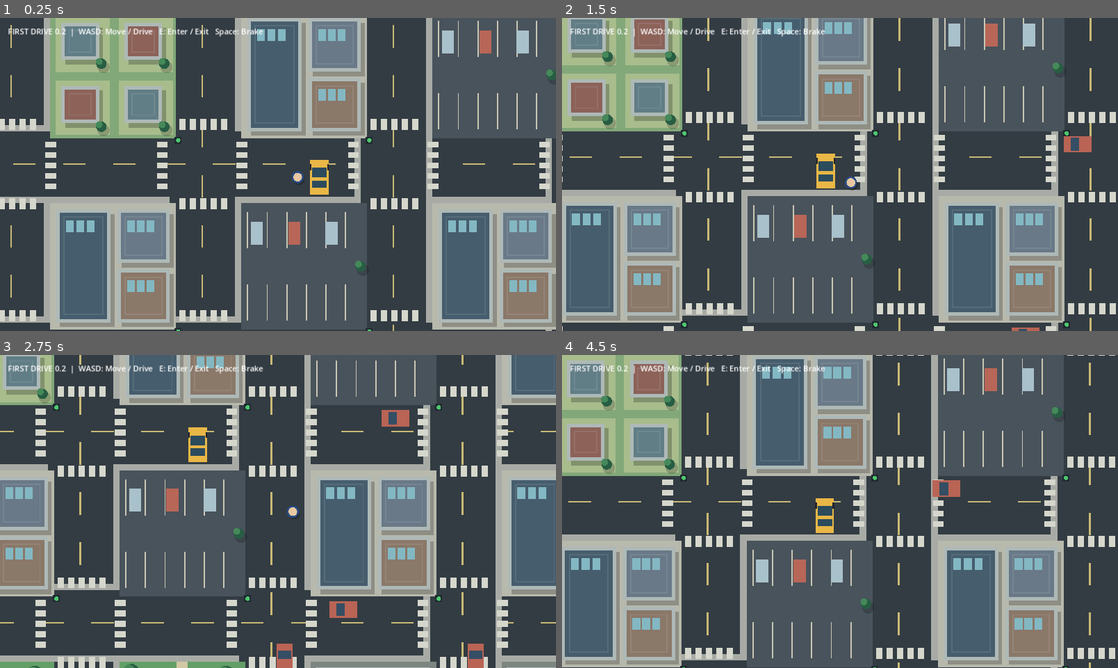
Above: before the commit, frames 1-4 (two rows, left to right).
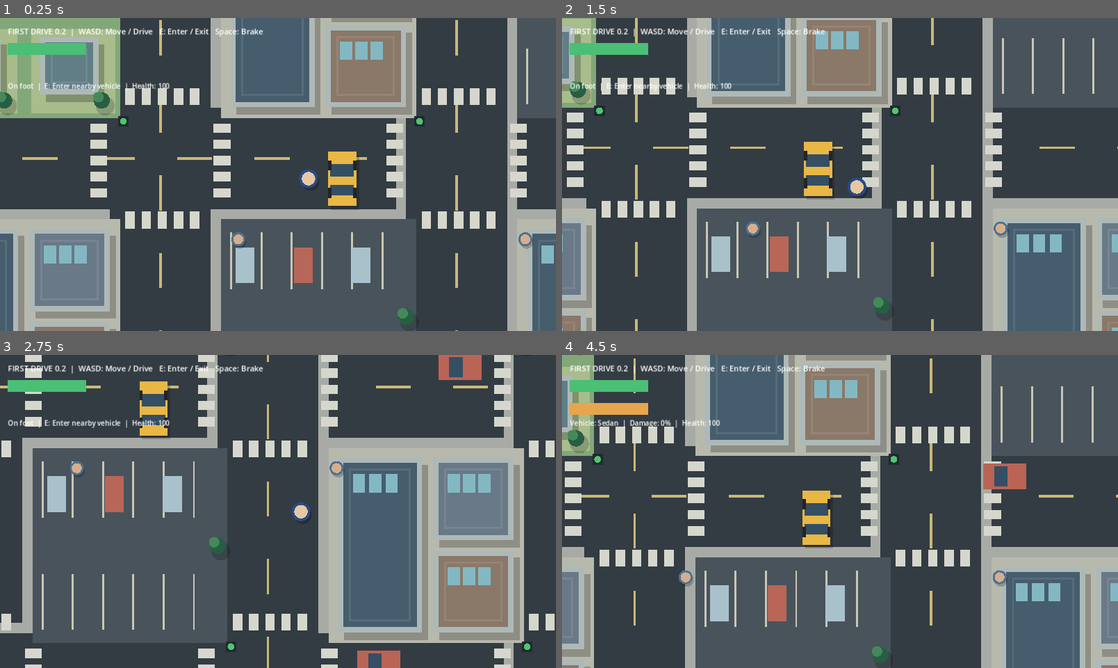
Above: after the commit, the same moments.

Repository: Joe-Petts/gta
Game: Godot game, scene res://scenes/main.tscn
Same seed, same stepped clock (60 frames per second), same inputs: the game is played once before the commit and once after it.
Inputs:
- Up to frame 1 (0.25 s): no input
- Up to frame 2 (1.5 s): hold Right (ui_right) 0.53-1.28 s; hold E 0.53-1.28 s; tap Space at 0.77 s; hold Down (ui_down) from 1.28 s (still down); tap E at 1.35 s
- Up to frame 3 (2.75 s): tap Space at 1.52 s; release Down (ui_down) at 2.03 s; hold Right (ui_right) from 2.03 s (still down); hold E from 2.03 s (still down)
- Up to frame 4 (4.5 s): release Right (ui_right) at 2.78 s; release E at 2.78 s; hold Up (ui_up) 2.78-3.53 s; tap E at 2.85, 4.35 s; tap Space at 3.02, 3.77 s; hold E 3.53-4.28 s; hold Left (ui_left) from 3.53 s (still down)

The runs differ from the first frame. In frame 1, 65% of the frame differs, in the area x 0-100%, y 0-100%; in frame 2, 65%; in frame 3, 67%; in frame 4, 65%.

Commit message:
Add adaptive driving camera, health and damage HUD, six vehicle types and pedestrians

Diff:
--- a/scripts/main.gd
+++ b/scripts/main.gd
@@ -14,6 +14,18 @@
 var blockers: Array[Rect2] = []
 var traffic: Array[Dictionary] = []
 var light_time := 0.0
+var health := 100.0
+var vehicle_health := 100.0
+var vehicle_kind := 0
+var parked: Array[Dictionary] = []
+var pedestrians: Array[Dictionary] = []
+const VEHICLE_NAMES := ["Sedan", "Van", "Pickup", "Truck", "Motorcycle", "Quad"]
+const VEHICLE_COLORS := ["e8b746", "6da2bd", "c46e58", "8a9b72", "d85c59", "d8b86d"]
+const VEHICLE_SIZES := [Vector2(42, 80), Vector2(49, 95), Vector2(48, 90), Vector2(57, 130), Vector2(21, 62), Vector2(34, 57)]
+var health_bar: ProgressBar
+var vehicle_bar: ProgressBar
+var status_label: Label
+
 
 func _setup_world() -> void:
     for x in range(-3, 3):
@@ -43,6 +55,42 @@
         traffic.append({"pos": Vector2(road - 30, -900.0 + n * 130.0), "dir": Vector2.DOWN})
         traffic.append({"pos": Vector2(road + 30, 900.0 - n * 130.0), "dir": Vector2.UP})
 
+func _setup_people_and_vehicles() -> void:
+    var kinds := [1, 2, 3, 4, 5]
+    for i in range(kinds.size()):
+        parked.append({"pos": Vector2(-880.0 + float(i) * 440.0, -440.0 + 34.0), "kind": kinds[i], "health": 100.0})
+    for i in range(24):
+        var col := i % 6 - 3
+        var row := i / 6 - 2
+        pedestrians.append({"pos": Vector2(float(col) * BLOCK + 102.0, float(row) * BLOCK + 120.0), "origin": Vector2(float(col) * BLOCK + 102.0, float(row) * BLOCK + 120.0), "phase": float(i) * 1.7, "axis": i % 2})
+
+func _make_bar(ui: CanvasLayer, at: Vector2, tint: Color) -> ProgressBar:
+    var bar := ProgressBar.new()
+    bar.position = at
+    bar.size = Vector2(180, 20)
+    bar.max_value = 100.0
+    bar.value = 100.0
+    bar.show_percentage = false
+    var fill := StyleBoxFlat.new()
+    fill.bg_color = tint
+    bar.add_theme_stylebox_override("fill", fill)
+    ui.add_child(bar)
+    return bar
+
+func _update_pedestrians(delta: float) -> void:
+    for person in pedestrians:
+        var p: Vector2 = person["pos"]
+        var origin: Vector2 = person["origin"]
+        var phase: float = person["phase"]
+        var axis: int = person["axis"]
+        var desired := origin + (Vector2(0, sin(light_time * 0.7 + phase) * 72.0) if axis == 0 else Vector2(sin(light_time * 0.7 + phase) * 72.0, 0))
+        var away := p - car
+        if away.length() < 85.0:
+            desired = p + away.normalized() * 70.0
+        var next := p.move_toward(desired, 55.0 * delta)
+        if not _blocked(next, 9.0, false):
+            person["pos"] = next
+
 func _blocked(pos: Vector2, radius: float, check_traffic: bool = true) -> bool:
     if abs(pos.x) + radius > WORLD / 2.0 or abs(pos.y) + radius > WORLD / 2.0:
         return true
@@ -51,6 +99,10 @@
         if q.distance_squared_to(pos) < radius * radius:
             return true
     if check_traffic:
+        for item in parked:
+            var parked_pos: Vector2 = item["pos"]
+            if parked_pos.distance_squared_to(pos) < (radius + 29.0) * (radius + 29.0):
+                return true
         for vehicle in traffic:
             var p: Vector2 = vehicle["pos"]
             if p.distance_squared_to(pos) < (radius + 23.0) * (radius + 23.0):
@@ -111,10 +163,19 @@
     hud.text = "FIRST DRIVE 0.2  |  WASD: Move / Drive   E: Enter / Exit   Space: Brake"
     ui.add_child(hud)
     _setup_world()
+    _setup_people_and_vehicles()
+    camera.zoom = Vector2(1.55, 1.55)
+    health_bar = _make_bar(ui, Vector2(18, 58), Color("4abf75"))
+    vehicle_bar = _make_bar(ui, Vector2(18, 110), Color("e7a54e"))
+    status_label = Label.new()
+    status_label.position = Vector2(18, 145)
+    status_label.add_theme_font_size_override("font_size", 16)
+    ui.add_child(status_label)
     queue_redraw()
 
 func _process(delta: float) -> void:
     _traffic_tick(delta)
+    _update_pedestrians(delta)
     var move := Input.get_vector("ui_left", "ui_right", "ui_up", "ui_down")
     if driving:
         speed = move_toward(speed, -move.y * 380.0, 350.0 * delta)
@@ -123,8 +184,12 @@
         if abs(speed) > 5.0:
             angle += move.x * 2.3 * delta * sign(speed)
         var motion := Vector2.UP.rotated(angle) * speed * delta
-        var next := _move_safely(car, motion, 22.0)
+        var next := _move_safely(car, motion, VEHICLE_SIZES[vehicle_kind].x * 0.52)
         if next.distance_to(car + motion) > 2.0:
+            if abs(speed) > 65.0:
+                vehicle_health = maxf(0.0, vehicle_health - abs(speed) * 0.018)
+                if vehicle_health <= 0.0:
+                    speed = 0.0
             speed = 0.0
         car = next
         player = car
@@ -137,10 +202,34 @@
                 driving = false
                 player = exit_pos
                 speed = 0.0
-        elif player.distance_to(car) < 85.0:
-            driving = true
+        else:
+            var closest := player.distance_to(car)
+            var chosen := -1
+            for i in range(parked.size()):
+                var distance := player.distance_to(parked[i]["pos"])
+                if distance < closest:
+                    closest = distance
+                    chosen = i
+            if closest < 85.0:
+                if chosen >= 0:
+                    var selected: Dictionary = parked[chosen]
+                    parked.remove_at(chosen)
+                    parked.append({"pos": car, "kind": vehicle_kind, "health": vehicle_health})
+                    car = selected["pos"]
+                    vehicle_kind = selected["kind"]
+                    vehicle_health = selected["health"]
+                    angle = 0.0
+                driving = vehicle_health > 0.0
     _e_held = Input.is_key_pressed(KEY_E)
     camera.position = player
+    var target_zoom := 1.55
+    if driving:
+        target_zoom = lerpf(1.55, 0.94, clampf(abs(speed) / 380.0, 0.0, 1.0))
+    camera.zoom = camera.zoom.lerp(Vector2(target_zoom, target_zoom), clampf(delta * 2.5, 0.0, 1.0))
+    health_bar.value = health
+    vehicle_bar.value = vehicle_health
+    vehicle_bar.visible = driving
+    status_label.text = ("Vehicle: " + VEHICLE_NAMES[vehicle_kind] + "  |  Damage: " + str(roundi(100.0 - vehicle_health)) + "%" if driving else "On foot  |  E: Enter nearby vehicle") + "  |  Health: " + str(roundi(health))
     queue_redraw()
 
 func _building(p: Vector2, size: Vector2, roof: Color, windows: bool = true) -> void:
@@ -249,14 +338,36 @@
         draw_rect(Rect2(-19, -32, 38, 64), Color("b96455"))
         draw_rect(Rect2(-15, -16, 30, 20), Color("354e64"))
     draw_set_transform(Vector2.ZERO, 0.0)
-    draw_set_transform(car, angle)
-    draw_rect(Rect2(-21, -40, 42, 80), Color("e8b746"))
-    draw_rect(Rect2(-17, -22, 34, 23), Color("2c4b5d"))
-    draw_rect(Rect2(-17, 8, 34, 17), Color("2c4b5d"))
-    draw_rect(Rect2(-22, -30, 4, 14), Color("20242b"))
-    draw_rect(Rect2(18, -30, 4, 14), Color("20242b"))
+    for item in parked:
+        _draw_vehicle(item["pos"], 0.0, item["kind"], 1.0)
+    for person in pedestrians:
+        var p: Vector2 = person["pos"]
+        draw_circle(p + Vector2(2, 4), 10.0, Color(0, 0, 0, 0.2))
+        draw_circle(p, 8.0, Color("d6ae8e"))
+        draw_arc(p, 9.0, 0.0, TAU, 16, Color("4d7290"), 3.0)
+    _draw_vehicle(car, angle, vehicle_kind, vehicle_health / 100.0)
     draw_set_transform(Vector2.ZERO, 0.0)
     if not driving:
         draw_circle(player + Vector2(3, 5), 13, Color(0, 0, 0, 0.25))
         draw_circle(player, 11, Color("e7c8a2"))
         draw_arc(player, 12, 0, TAU, 32, Color("294b86"), 4)
+
+func _draw_vehicle(pos: Vector2, rotation: float, kind: int, condition: float) -> void:
+    var size: Vector2 = VEHICLE_SIZES[kind]
+    draw_set_transform(pos, rotation)
+    var body := Color(VEHICLE_COLORS[kind])
+    body = body.darkened((1.0 - condition) * 0.5)
+    draw_rect(Rect2(-size.x * 0.5 + 4.0, -size.y * 0.5 + 6.0, size.x, size.y), Color(0, 0, 0, 0.2))
+    draw_rect(Rect2(-size * 0.5, size), body)
+    if kind == 4 or kind == 5:
+        draw_rect(Rect2(-size.x * 0.25, -size.y * 0.15, size.x * 0.5, size.y * 0.3), Color("273e4b"))
+    else:
+        draw_rect(Rect2(-size.x * 0.42, -size.y * 0.27, size.x * 0.84, size.y * 0.23), Color("344f63"))
+        if kind == 2 or kind == 3:
+            draw_rect(Rect2(-size.x * 0.42, size.y * 0.13, size.x * 0.84, size.y * 0.32), Color("6b7378"))
+        else:
+            draw_rect(Rect2(-size.x * 0.42, size.y * 0.12, size.x * 0.84, size.y * 0.19), Color("344f63"))
+    for side in [-1.0, 1.0]:
+        draw_rect(Rect2(side * size.x * 0.5 - (5.0 if side > 0 else 0.0), -size.y * 0.34, 5, 15), Color("22242a"))
+        draw_rect(Rect2(side * size.x * 0.5 - (5.0 if side > 0 else 0.0), size.y * 0.17, 5, 15), Color("22242a"))
+    draw_set_transform(Vector2.ZERO, 0.0)
